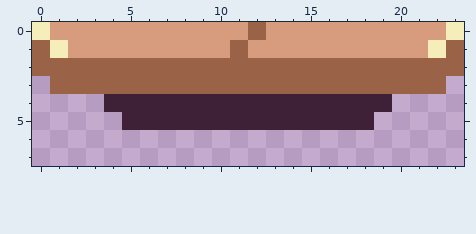
Pixel-art file, stored at projects/towerfall-physics/assets/platform.ase. The first picture shows the starting point.
24x8 pixels, 1 frame.
After:
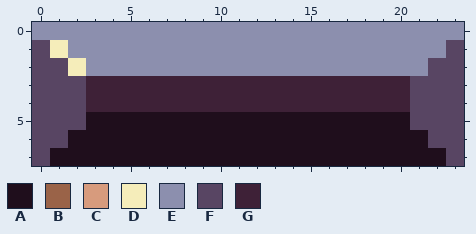
Palette (. is transparent): A #1f0e1c  B #9a6348  C #d79b7d  D #f5edba  E #8c8fae  F #584563  G #3e2137
From old to new:
@@ x 0..23 @@
-0 DCCCCCCCCCCCBCCCCCCCCCCD
-1 BDCCCCCCCCCBCCCCCCCCCCDB
-2 BBBBBBBBBBBBBBBBBBBBBBBB
-3 .BBBBBBBBBBBBBBBBBBBBBB.
-4 ....GGGGGGGGGGGGGGGG....
-5 .....GGGGGGGGGGGGGG.....
-6 ........................
-7 ........................
+0 EEEEEEEEEEEEEEEEEEEEEEEE
+1 FDEEEEEEEEEEEEEEEEEEEEEF
+2 FFDEEEEEEEEEEEEEEEEEEEFF
+3 FFFGGGGGGGGGGGGGGGGGGFFF
+4 FFFGGGGGGGGGGGGGGGGGGFFF
+5 FFFAAAAAAAAAAAAAAAAAAFFF
+6 FFAAAAAAAAAAAAAAAAAAAAFF
+7 FAAAAAAAAAAAAAAAAAAAAAAF
Boxes around the changes in both pictures, in picture pixels (x1, y1, x2, y2):
changed: (32, 22, 464, 166)
